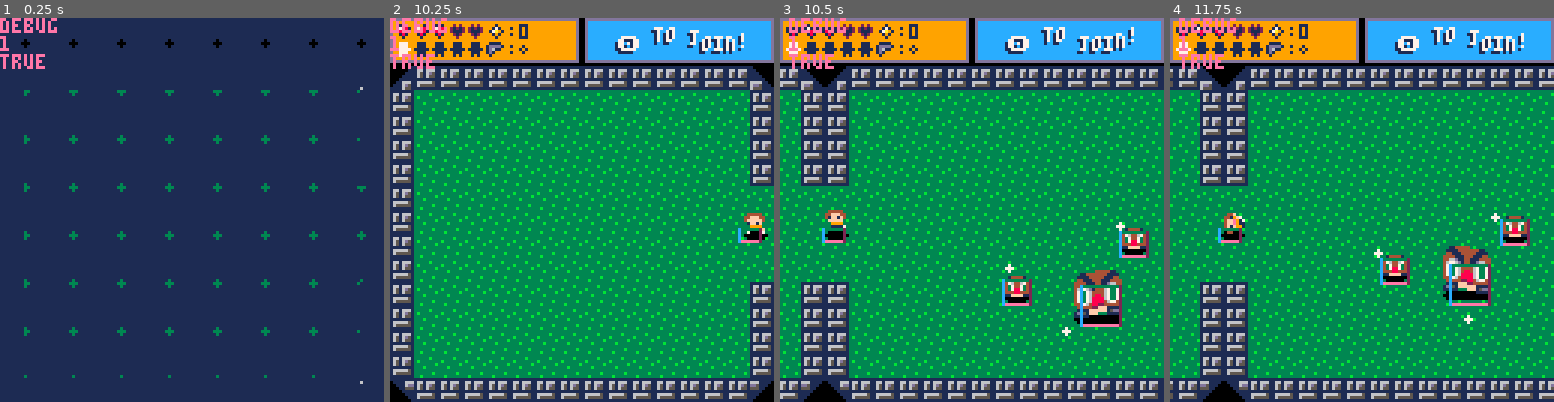
Above: before the commit, frames 1-4 (left to right).
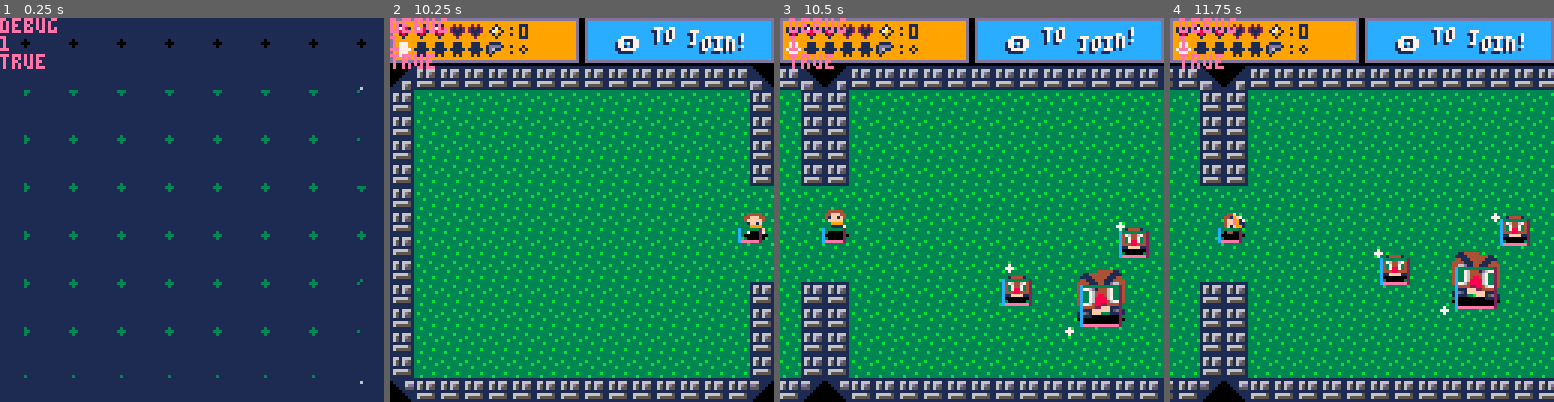
Above: after the commit, the same moments.

Repository: Zerk4112/cutemup
Game: PICO-8 cartridge cutemup.p8
Two runs of this game, one before a commit and one after it. Both use one fixed random seed, a clock stepped at 60 frames per second and the inputs below.
Inputs:
- Up to frame 1 (0.25 s): no input
- Up to frame 2 (10.25 s): tap X (X key) at 0.33, 1.07, 1.85, 2.97, 4.08, 5.2, 6.32, 7.43, 8.55, 9.67 s; tap O (Z key) at 0.7, 1.7, 2.1, 2.5, 2.9, 3.3, 3.7, 4.1, 4.5, 4.9, 5.3, 5.7, 6.1, 6.5, 6.9, 7.3, 7.7, 8.1, 8.5, 8.9, 9.3, 9.7, 10.1 s; hold Right 1.6-2.1 s; hold Up 2.15-2.42 s; hold Right 2.47-3.03 s; hold Left 3.08-3.58 s; hold Down 3.63-3.97 s; hold Right 4.02-4.68 s; hold Up 4.73-5.03 s; hold Left 5.08-5.68 s; hold Down 5.73-6.03 s; hold Right 6.08-6.58 s; hold Right 6.63-7.13 s; hold Up 7.18-7.45 s; hold Right 7.5-8.07 s; hold Left 8.12-8.62 s; hold Down 8.67-9 s; hold Right 9.05-9.72 s; hold Up 9.77-10.07 s; hold Left from 10.12 s (still down)
- Up to frame 3 (10.5 s): keep holding Left
- Up to frame 4 (11.75 s): tap O (Z key) every 0.4 s from 10.5 to 11.7 s; release Left at 10.72 s; hold Down 10.77-11.07 s; tap X (X key) at 10.78 s; hold Right 11.12-11.62 s

Frames 1-2 are identical in both runs. In frame 3, 0.7% of the frame differs, in the area x 73-90%, y 65-83%; in frame 4, 2.0%, in the area x 70-86%, y 59-80%.

Commit message:
Implement Debug Spawning Logic for Big Goomba Stuff List - Modicum of Effort Notes

Diff:
--- a/cutemup.p8
+++ b/cutemup.p8
@@ -41,8 +41,9 @@
 	if not cament.moving then
 		local ordered={}
 		for obj in all(entities) do
-			ordered[flr(obj.pos.y)] = ordered[flr(obj.pos.y)] or {} -- ensure table is there
-			add(ordered[flr(obj.pos.y)],obj.draw_rig)
+			local i = flr(obj.pos.y+obj.pos.h)
+			ordered[i] = ordered[i] or {} -- ensure table is there
+			add(ordered[i],obj.draw_rig)
 		end
 		for i=cament.pos.y,cament.pos.y+127 do -- or whatever your min/max Y is
 			for k,r in pairs(ordered[i]) do
@@ -451,8 +452,10 @@
 
 function create_wanderer(_x,_y, _type, _sprtab)
 	local sprtab = _sprtab or {71,72,71,70}
+	local pid = 2
+	if (_type==2) pid=3
 	-- local sprtab = _sprtab or {112,113,114,115}
-	local p = create_ent(sprtab, ents, {
+	local p = create_ent(sprtab, pid, {
 		x=_x, --x
 		y=_y, --y,
 		w=_w or 7,
@@ -462,7 +465,7 @@
 	p.mot.mspd=0.2
 	p.animdelay=18
 	if _type==2 then
-		p.mot.mspd=0.31
+		p.mot.mspd=0.25
 		p.animdelay=10
 		p.pos.w=15
 		p.pos.h=15
@@ -491,6 +494,17 @@
 			ai__path_to_players(p)
 		end
 	end,1,true)
+	if (_type==2) then
+		p.spawning = create_timer(function()
+			if not ent_off_cam(p) then
+				for i=0,240 do
+					yield()
+				end
+				printh('spawn a tiny goomba')
+			end
+		end,1,true)
+		add(routines, p.spawning)
+	end
 	add(routines, p.behavior)
 	add(aroutines, p.pathing)
 	-- add(entities, p)
@@ -500,9 +514,15 @@
 
 function ai__steer(e, d)
 	local sspd = ai_steer_spd+0.1
-	if d<0 then
+	if d<-0.125 then
+		e.mot.a=e.mot.oa*1.5
+		e.mot.ang+=sspd
+	elseif d<0 then
 		e.mot.a=e.mot.oa
 		e.mot.ang+=sspd
+	elseif d>0.125 then
+		e.mot.a=e.mot.oa
+		e.mot.ang-=sspd*1.5
 	elseif d>0 then
 		e.mot.a=e.mot.oa
 		e.mot.ang-=sspd
@@ -538,8 +558,11 @@
 
 			if e.pid ~= ent.pid and ent.pid>1 then -- If the entity is another enemy, then continue
 				if check_pos_collision(tx,ty, ent.coll_box) then -- if colliding with another enemy
-
-					ai__steer(e,n) -- steer function to avoid clumping of mobs
+					if e.pid==3 and ent.pid==2 then
+						ai__steer(ent,n) -- steer function to avoid clumping of mobs
+					else
+						ai__steer(e,n) -- steer function to avoid clumping of mobs
+					end
 				else
 					e.mot.a=e.mot.oa -- if nothing is colliding, reset accelleration back to default. needs refactoring for stats!
 				end
@@ -801,6 +824,7 @@
 	del(aroutines,e.behavior)
 	del(routines,e.pathing)
 	del(aroutines,e.pathing)
+	del(routines, e.spawning)
 	del(drigs, e.draw_rig)
 	del(entities, e)
 end
